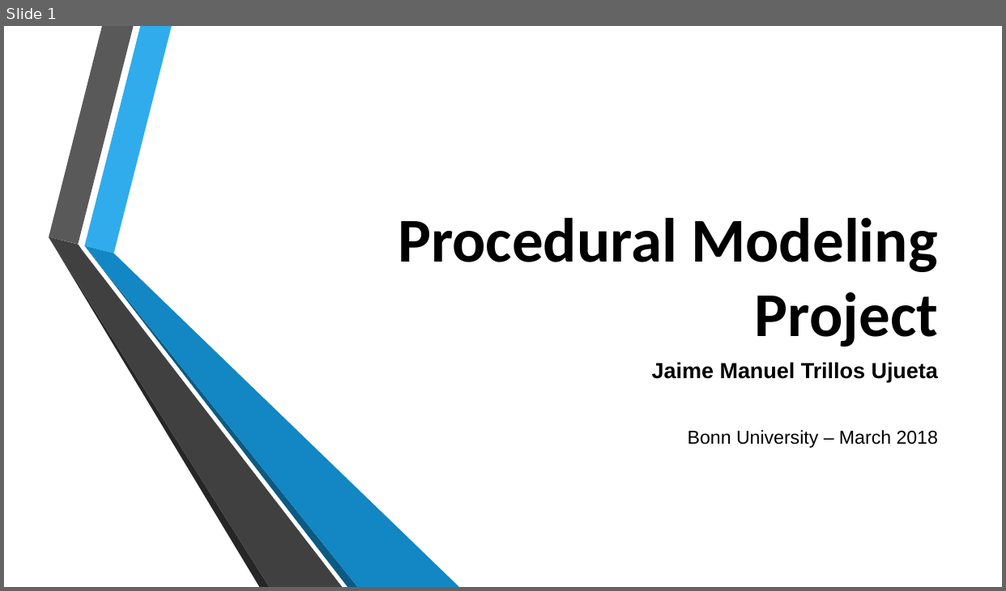
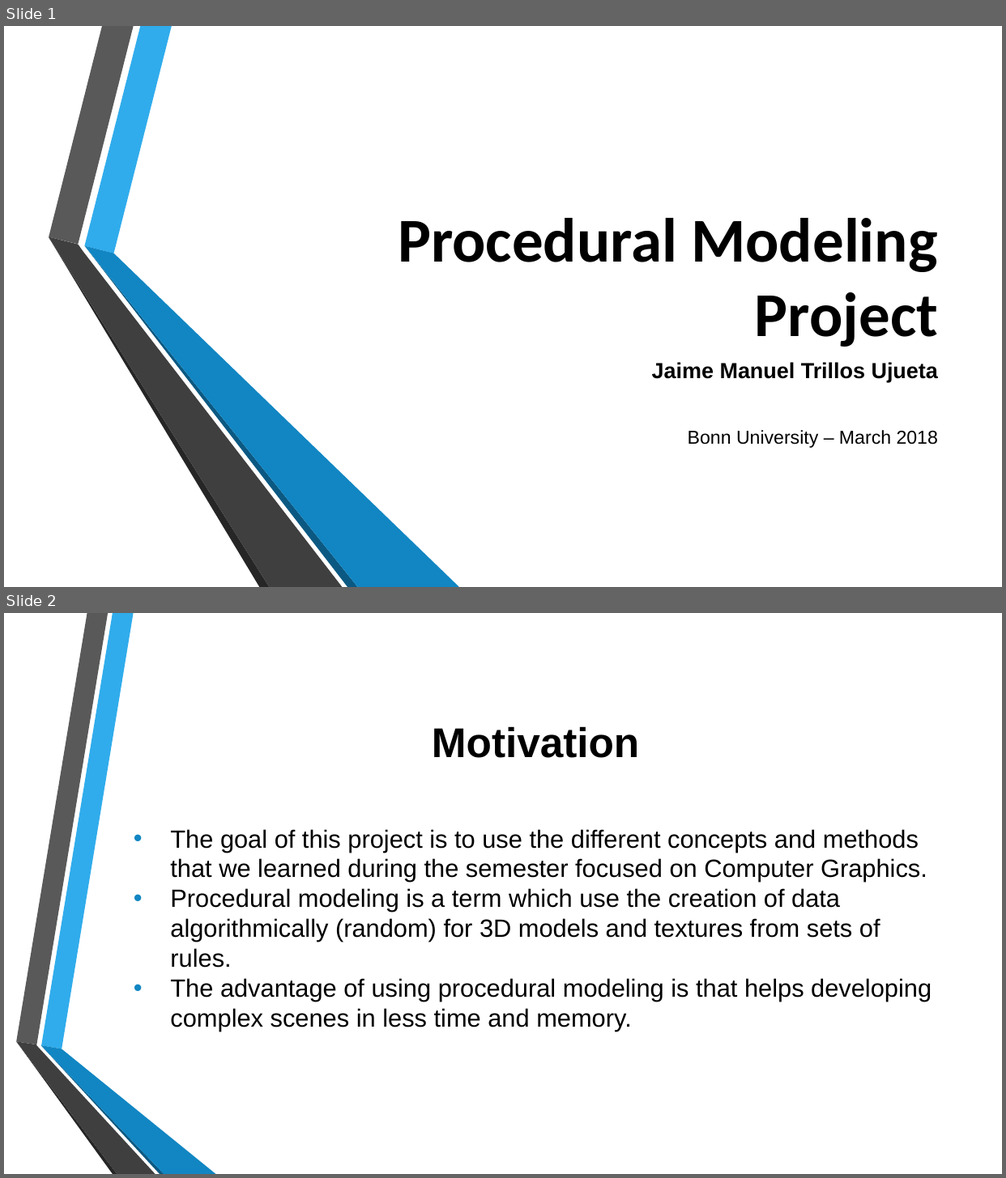
Before and after one commit to jtrillos/ProceduralModelingProject, a slide deck: Final Presentation.pptx. Shown one above the other, each under a label of ours: slide 1 before the commit, slides 1 and 2 after it. The pictures are 1006x591 and 1006x1178 pixels, drawn with LibreOffice and Linux fonts; fonts in the diff are those of the drawing; background and template pictures are left out. Boxes give left, top, right and bottom in pixels: in the first picture for what was removed or moved away, otherwise in the second. Text is boxed around its words. In the diff, an @@ line names an element or a change of style, - is before the commit and + after.

```diff
--- a/Final Presentation.pptx
+++ b/Final Presentation.pptx
@@ slide 2 added at [4,613,1002,1174], background picture (left out) @@
@@ title added at [432,726,639,758], 40 pt, text #000000, bold @@
+Motivation
@@ text added at [170,829,931,1032], 24 pt, text #000000 @@
+• The goal of this project is to use the different concepts and methods that we learned during the semester focused on Computer Graphics.
+• Procedural modeling is a term which use the creation of data algorithmically (random) for 3D models and textures from sets of rules.
+• The advantage of using procedural modeling is that helps developing complex scenes in less time and memory.
@@ group added at [16,613,216,1174]: 6 freeform shapes @@
```
Also in this commit, not shown: 10 other slides changed, 8 other slides added, 1 slide removed.
